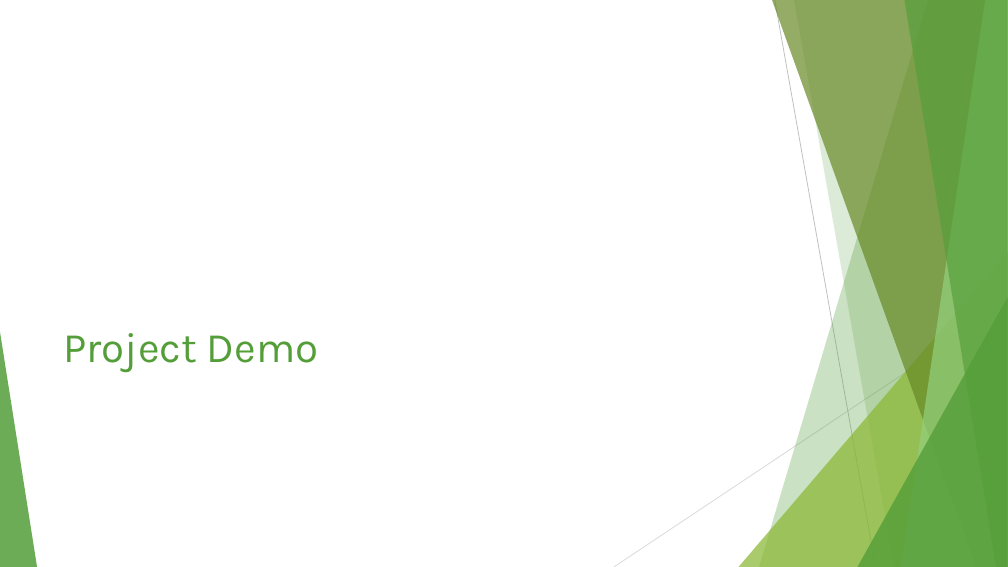
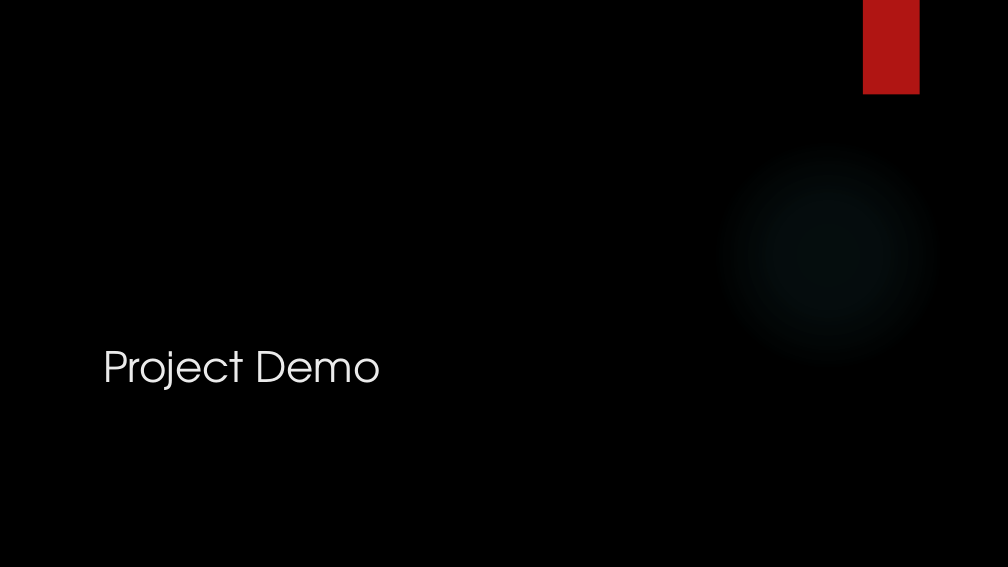
Before and after one commit to jmp808/Go4Food, a slide deck: slide 17 of Documents/Go4Food.pptx (slide 9 before the commit). Drawn at 1008x567 pixels with LibreOffice and Linux fonts; fonts in the diff are those of the drawing; background and template pictures are left out. Boxes give left, top, right and bottom in pixels: in the first picture for what was removed or moved away, otherwise in the second. Text is boxed around its words. In the diff, an @@ line names an element or a change of style, - is before the commit and + after.

```diff
--- a/Documents/Go4Food.pptx
+++ b/Documents/Go4Food.pptx
@@ background #FFFFFF to picture (left out) @@
@@ rectangle added at bbox=[863, 0, 920, 95], fill #B01513 @@
@@ ellipse added at bbox=[712, 138, 944, 371], fill gradient #50B9C1 @@
@@ title "Project Demo": place and size @@
-title "Project Demo" at bbox=[64, 333, 318, 373]
+title "Project Demo" at bbox=[103, 351, 380, 390]
@@ title "Project Demo" at bbox=[103, 351, 380, 390]: font Karla to TeX Gyre Adventor, text colour #549E39 to #EBEBEB @@
@@ group removed at bbox=[0, 0, 1008, 567]: 5 freeform shapes, 3 triangles, 2 lines @@
```
Also in this commit, not shown: 4 other slides changed, 13 slides added, 5 slides removed, 3 other files.
